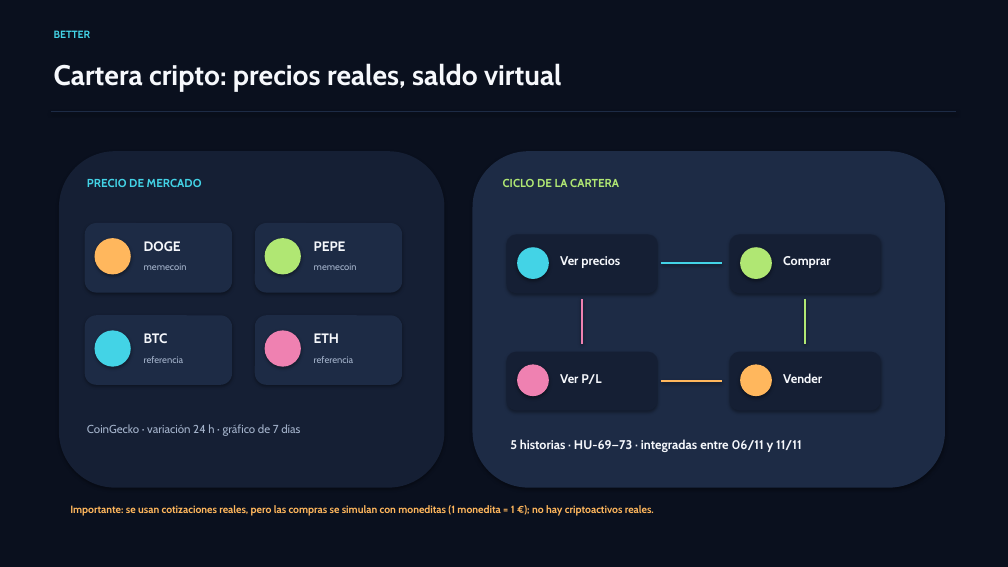
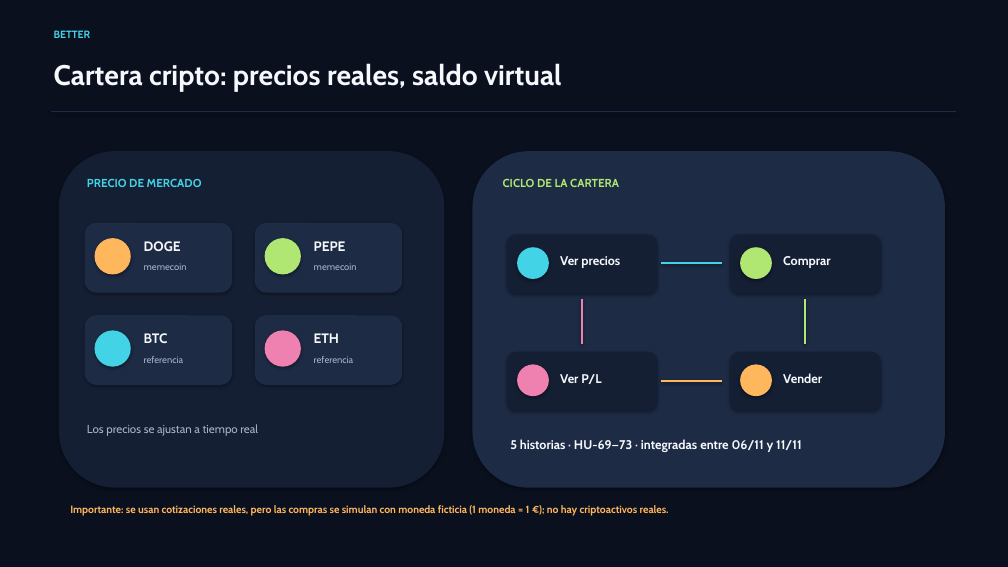
Before and after one commit to riverri/IS1, a slide deck: slide 3 of docs/presentaciones/presentacion4-final.pptx. Drawn at 1008x567 pixels with LibreOffice and Linux fonts; fonts in the diff are those of the drawing. Boxes give left, top, right and bottom in pixels: in the first picture for what was removed or moved away, otherwise in the second. Text is boxed around its words. In the diff, an @@ line names an element or a change of style, - is before the commit and + after.

Commit message:
pr final

```diff
--- a/docs/presentaciones/presentacion4-final.pptx
+++ b/docs/presentaciones/presentacion4-final.pptx
@@ text at [87, 424, 258, 436]: text changed @@
-CoinGecko · variación 24 h · gráfico de 7 días
+Los precios se ajustan a tiempo real
@@ text at [70, 505, 669, 516]: text changed @@
-Importante: se usan cotizaciones reales, pero las compras se simulan con moneditas (1 monedita = 1 €); no hay criptoactivos reales.
+Importante: se usan cotizaciones reales, pero las compras se simulan con moneda ficticia (1 moneda = 1 €); no hay criptoactivos reales.
```
Also in this commit, not shown: 2 other slides changed.
